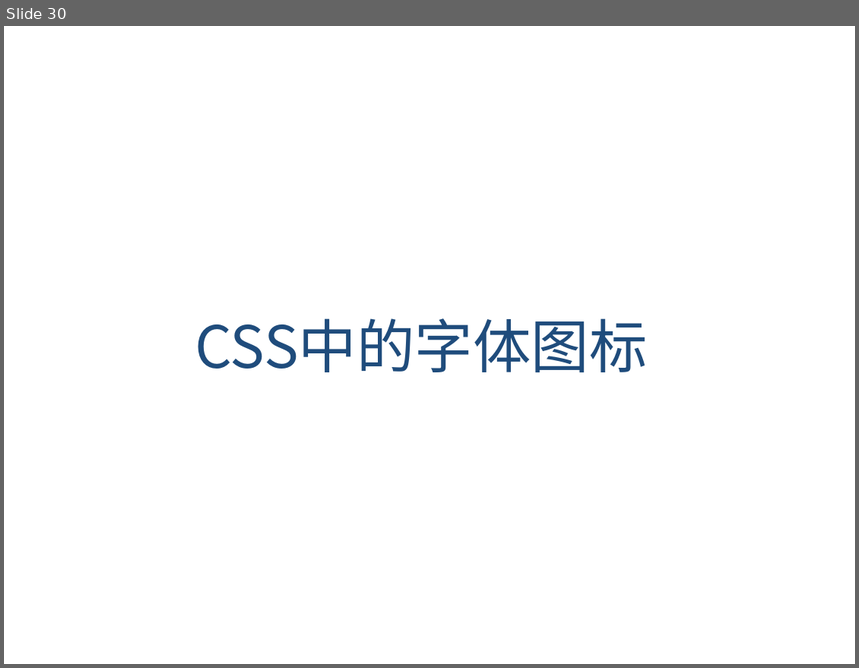
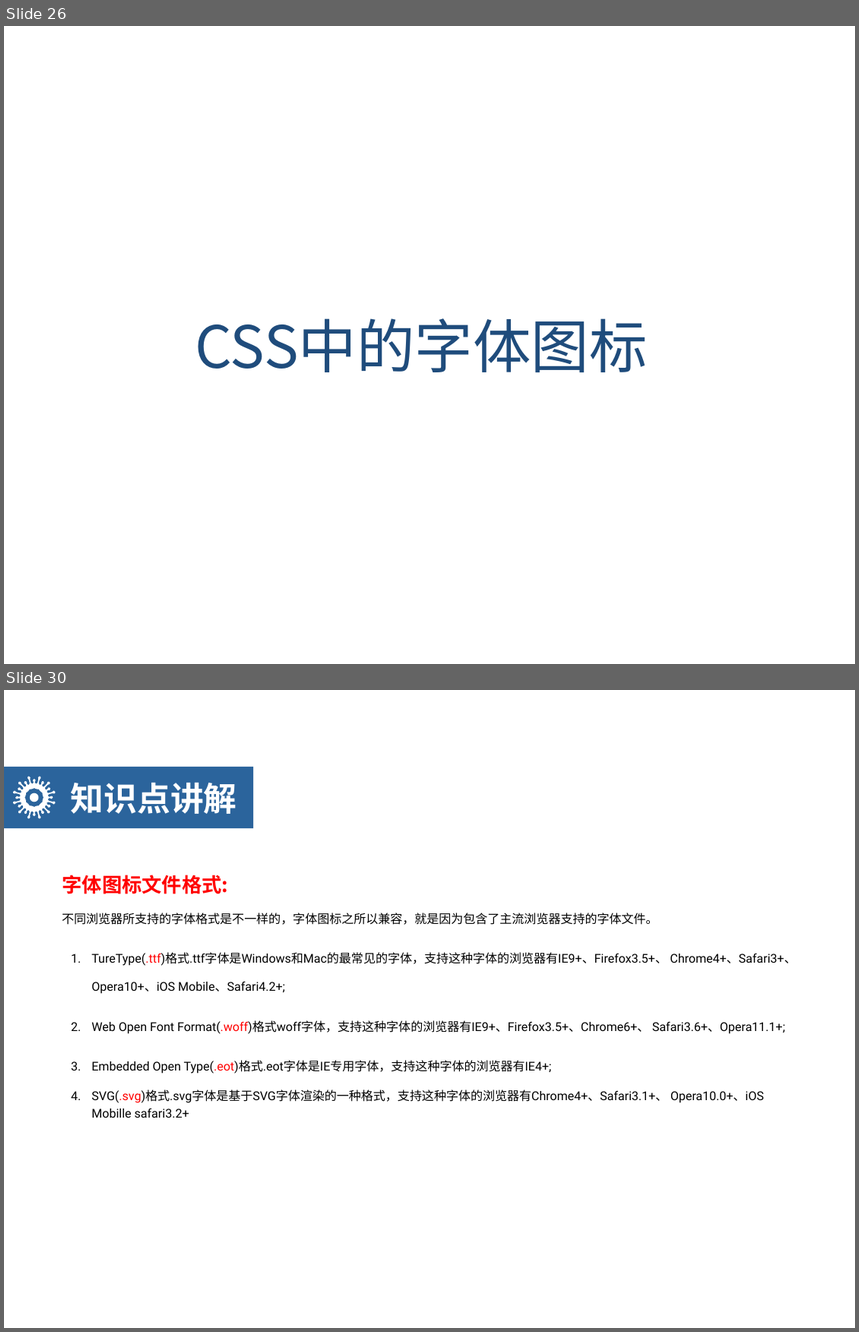
Before and after one commit to Ischenchenya/HTMLandCSSCourse, a slide deck: day06-CSS3/teach/day06-HTML5CSS3.pptx. Shown one above the other, each under a label of ours: slide 30 before the commit, slides 26 and 30 after it; the slides between them are not shown. The pictures are 859x668 and 859x1332 pixels, drawn with LibreOffice and Linux fonts; fonts in the diff are those of the drawing; background and template pictures are left out. Boxes give left, top, right and bottom in pixels: in the first picture for what was removed or moved away, otherwise in the second. Text is boxed around its words. In the diff, an @@ line names an element or a change of style, - is before the commit and + after.

```diff
--- a/day06-CSS3/teach/day06-HTML5CSS3.pptx
+++ b/day06-CSS3/teach/day06-HTML5CSS3.pptx
@@ slide 30 added at <box>4,690,855,1328</box>, background picture (left out) @@
@@ rectangle added at <box>4,767,253,828</box>, fill #2B649C @@
@@ freeform shape added at <box>13,776,56,818</box>, fill #FFFFFF @@
@@ text added at <box>71,782,237,814</box>, 40 pt, text #FFFFFF, bold @@
+知识点讲解
@@ text added at <box>63,875,229,894</box>, 24 pt, text #FF0000, bold @@
+字体图标文件格式:
@@ text added at <box>62,913,797,1118</box>, 14.7 pt, text #000000 @@
+不同浏览器所支持的字体格式是不一样的，字体图标之所以兼容，就是因为包含了主流浏览器支持的字体文件。
+1. TureType(.ttf)格式.ttf字体是Windows和Mac的最常见的字体，支持这种字体的浏览器有IE9+、Firefox3.5+、 Chrome4+、Safari3+、Opera10+、iOS Mobile、Safari4.2+;
+2. Web Open Font Format(.woff)格式woff字体，支持这种字体的浏览器有IE9+、Firefox3.5+、Chrome6+、 Safari3.6+、Opera11.1+;
+3. Embedded Open Type(.eot)格式.eot字体是IE专用字体，支持这种字体的浏览器有IE4+;
+4. SVG(.svg)格式.svg字体是基于SVG字体渲染的一种格式，支持这种字体的浏览器有Chrome4+、Safari3.1+、 Opera10.0+、iOS Mobille safari3.2+
@@ what was slide 30 is now slide 26 @@
```
Also in this commit, not shown: 10 slides changed, 14 other slides added, 22 slides removed.
